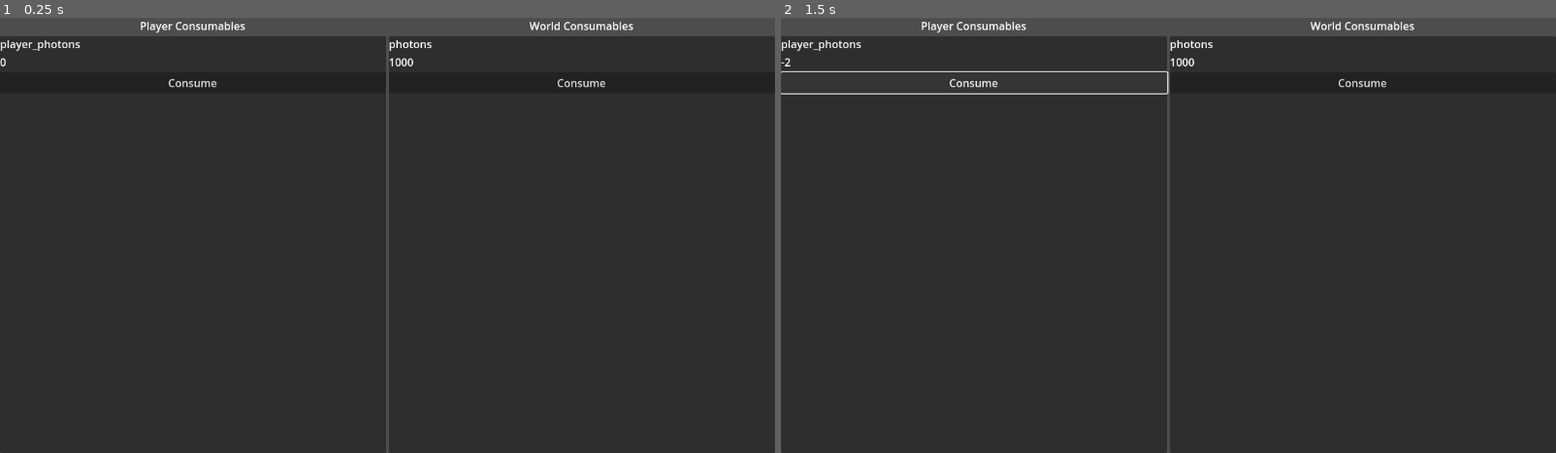
Above: before the commit, frames 1-2 (left to right).
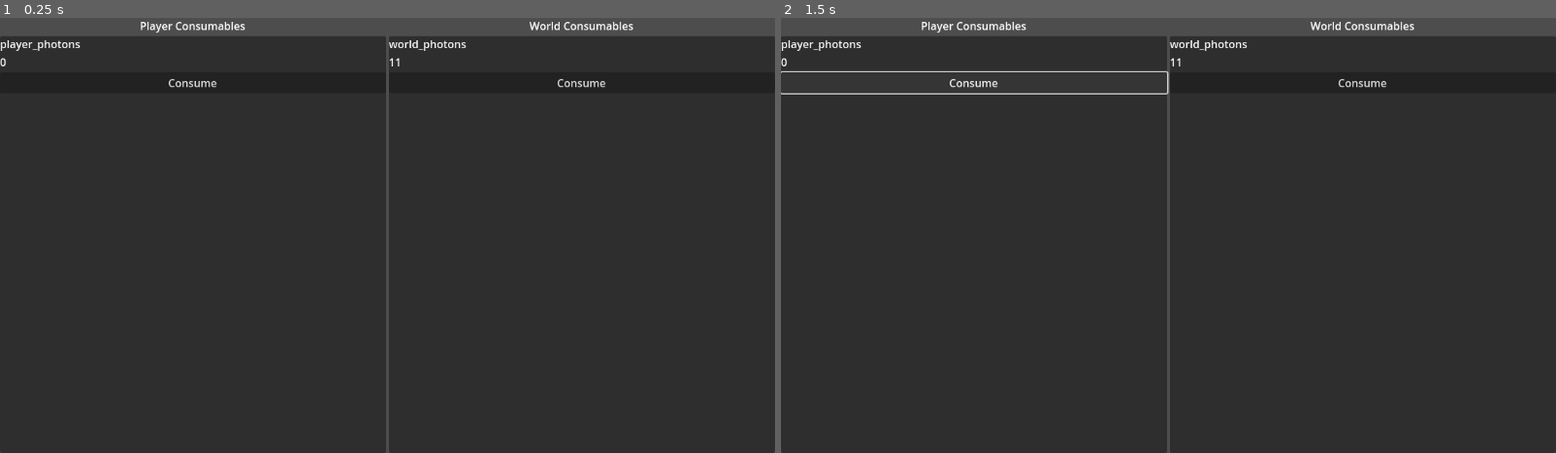
Above: after the commit, the same moments.

Repository: loteque/Godot-RMS
Game: Godot game, scene res://demo/demo.tscn
Same seed, same stepped clock (60 frames per second), same inputs: the game is played once before the commit and once after it. The project has no main scene, so this scene is started directly.
Inputs:
- Up to frame 1 (0.25 s): no input
- Up to frame 2 (1.5 s): click "Consume" at 0.5 s; click "Consume" at 1.25 s

The runs differ from the first frame. In frame 1, 0.1% of the frame differs, in the area x 50-61%, y 5-12%; in frame 2, 0.2%, in the area x 0-61%, y 5-12%.

Commit message:
many changes to reduce complexity and catpure edge cases

Diff:
--- a/consumable.gd
+++ /dev/null
@@ -1,20 +0,0 @@
-extends Resource
-class_name Consumable
-
-@export var id: String
-@export var amount: int
-@export var min_amount: int
-@export var max_amount: int
-@export var inventory_id: String
-@export var inventory_index: int
-
-var signal_name
-
-func update_amount(new_amount: int):
-    amount = new_amount
-    emit_signal(signal_name, id, amount)
-
-func _init(name: String):
-    id = name
-    signal_name = id + "_updated"
-    add_user_signal(signal_name, [id, amount])
--- a/consumer.gd
+++ /dev/null
@@ -1,17 +0,0 @@
-extends Resource
-class_name Consumer
-
-@export var name: String
-@export var is_auto: bool
-@export var rate: int
-
-signal subtracted(consumable, amount)
-signal added(consumable, amount)
-
-func subtract(consumable):
-    subtracted.emit(rate)
-    return consumable.amount - rate
-
-func add(consumable):
-    added.emit(rate)
-    return consumable.amount + rate
--- a/demo/consume_by_one.tres
+++ b/demo/consume_by_one.tres
@@ -1,6 +1,6 @@
 [gd_resource type="Resource" script_class="Consumer" load_steps=2 format=3 uid="uid://bxgcg43wor4mh"]
 
-[ext_resource type="Script" path="res://consumer.gd" id="1_p4qoj"]
+[ext_resource type="Script" path="res://transaction.gd" id="1_p4qoj"]
 
 [resource]
 script = ExtResource("1_p4qoj")
--- a/demo/consumsable_panel.gd
+++ b/demo/consumsable_panel.gd
@@ -3,28 +3,45 @@
 @export var name_label: Label
 @export var amount_label: Label
 @export var consume_button: Button
-@export var consumer: Consumer
 
+var container: ResourceContainer
 
-# defining this here feels wierd.
-# this is defining a connection
-# maybe connection[sender, reciever]
-# or maybe define in consumer like:
-# consumer.sender
-# consumer.reciever
+func create_container(
+                    con_nam: String,
+                    con_amt: int,
+                    con_min_amt: int,
+                    con_max_amt: int,
+                    inv_id: String = "",
+                    inv_idx: int = 0
+                    ):
 
-@export var consumable: Consumable
-@export var reciever: Consumable
+    container = ResourceContainer.new(
+                            con_nam,
+                            con_amt,
+                            con_min_amt,
+                            con_max_amt,
+                            inv_id,
+                            inv_idx
+                            )
+
+    name_label.text = con_nam
+    amount_label.text = str(con_amt)
+    name = con_nam
+
+    var sig_str = container.get_signal_str()
+    container.connect(sig_str, _on_updated)
+
+    return self
+
+func _on_updated(transaction_name, amount, remainder):
+    amount_label.text = str(amount)
+    print("caught container signal from: "
+    + transaction_name +
+    ", amount: "
+    + str(amount) +
+    ", with remainder: "
+    + str(remainder))
 
 func _on_consume_pressed():
-    consumable.update_amount(
-        consumer.subtract(
-            consumable
-            )
-        )
-    if reciever:
-        reciever.update_amount(
-            consumer.add(
-                reciever
-            )
-        )
+    container.transaction.execute()
+    print("_on_consume_pressed")
--- a/demo/demo.gd
+++ b/demo/demo.gd
@@ -1,46 +1,24 @@
 extends Control
 
-var consume_by_one: Consumer
-var photon_consumable: Consumable
-var player_consumable_1: Consumable
-
-func _on_photons_updated(_name, amount):
-    %WorldConsumables/ConsumablePanel.amount_label.text = str(amount)
-
-func _on_player_photons_updated(_name, amount):
-    %PlayerConsumables/ConsumablePanel.amount_label.text = str(amount)
+var container_panel: PackedScene = preload("res://demo/consumsable_panel.tscn")
 
 func _ready():
-    # feels like way to much typing to add consumables.
-    # maybe predefined values from a json or tres could be used to initialize new consumables.
-    # We can dynamically generate these values at runtime so that is a plus
-    player_consumable_1 = Consumable.new("player_photons")
-    player_consumable_1.amount = 0
-    player_consumable_1.min_amount = 0
-    player_consumable_1.max_amount = 1000
-    player_consumable_1.inventory_id = "None"
-    player_consumable_1.inventory_index = 0
-    player_consumable_1.connect("player_photons_updated", _on_player_photons_updated)
-    %PlayerConsumables/ConsumablePanel.consumable = player_consumable_1
-    %PlayerConsumables/ConsumablePanel.name_label.text = player_consumable_1.id
-    %PlayerConsumables/ConsumablePanel.amount_label.text = str(player_consumable_1.amount)
 
-    photon_consumable = Consumable.new("photons")
-    photon_consumable.amount = 1000
-    photon_consumable.min_amount = 0
-    photon_consumable.max_amount = 1000
-    photon_consumable.inventory_id = "None"
-    photon_consumable.inventory_index = 0
-    photon_consumable.connect("photons_updated", _on_photons_updated)
-    %WorldConsumables/ConsumablePanel.consumable = photon_consumable
-    %WorldConsumables/ConsumablePanel.amount_label.text = str(photon_consumable.amount)
-    %WorldConsumables/ConsumablePanel.name_label.text = photon_consumable.id
-    %WorldConsumables/ConsumablePanel.reciever = player_consumable_1
+    var player_photons_panel = container_panel.instantiate().create_container("player_photons", 0, 0, 10)
+    %PlayerConsumables.add_child(player_photons_panel)
+
+    var world_photons_panel = container_panel.instantiate().create_container("world_photons", 11, 0, 12)
+    %WorldConsumables.add_child(world_photons_panel)
 
 
-    consume_by_one = Consumer.new()
-    consume_by_one.name = "consume_by_one"
-    consume_by_one.is_auto = false
-    consume_by_one.rate = 1
-    %WorldConsumables/ConsumablePanel.consumer = consume_by_one
-    %PlayerConsumables/ConsumablePanel.consumer = consume_by_one
+    player_photons_panel.container.transaction = Transaction.new(player_photons_panel.container,
+                                            player_photons_panel.container,
+                                            "consume_one",
+                                            false,
+                                            1)
+
+    world_photons_panel.container.transaction = Transaction.new(world_photons_panel.container,
+                                            player_photons_panel.container,
+                                            "transfer_one",
+                                            false,
+                                            1)
--- a/demo/demo.tscn
+++ b/demo/demo.tscn
@@ -1,7 +1,6 @@
-[gd_scene load_steps=3 format=3 uid="uid://c3w7eldjfo1xc"]
+[gd_scene load_steps=2 format=3 uid="uid://c3w7eldjfo1xc"]
 
 [ext_resource type="Script" path="res://demo/demo.gd" id="1_3h6ee"]
-[ext_resource type="PackedScene" uid="uid://ljeatvnb7wjc" path="res://demo/consumsable_panel.tscn" id="1_fank0"]
 
 [node name="Demo" type="Control"]
 layout_mode = 3
@@ -30,9 +29,6 @@
 text = "Player Consumables"
 horizontal_alignment = 1
 
-[node name="ConsumablePanel" parent="HBoxContainer/PlayerConsumables" instance=ExtResource("1_fank0")]
-layout_mode = 2
-
 [node name="WorldConsumables" type="VBoxContainer" parent="HBoxContainer"]
 unique_name_in_owner = true
 layout_mode = 2
@@ -42,6 +38,3 @@
 layout_mode = 2
 text = "World Consumables"
 horizontal_alignment = 1
-
-[node name="ConsumablePanel" parent="HBoxContainer/WorldConsumables" instance=ExtResource("1_fank0")]
-layout_mode = 2
--- /dev/null
+++ b/resource_container.gd
@@ -0,0 +1,74 @@
+extends Resource
+class_name ResourceContainer
+
+@export var id: String
+@export var amount: int
+@export var min_amount: int
+@export var max_amount: int
+@export var inventory_id: String
+@export var inventory_index: int
+
+var transaction: Transaction
+var _updated_sig_str: String
+var _remainder: int
+var _back_transaction: Transaction
+
+func update_amount(new_amount: int):
+    amount = new_amount
+    emit_signal(_updated_sig_str, id, amount, _remainder)
+    print("emitted container signal, new_amount: " + str(new_amount))
+
+func subtract(rate):
+    var new_amount = amount - rate
+
+    if new_amount < min_amount:
+        _remainder = min_amount - new_amount
+        new_amount = min_amount
+
+    update_amount(new_amount)
+
+func add(rate):
+    var new_amount = amount + rate
+
+    if new_amount > max_amount:
+        _remainder = new_amount - max_amount
+        new_amount = max_amount
+
+#back transaction not working
+        _back_transaction = Transaction.new(
+            transaction.reciever,
+            transaction.sender,
+            id + "_back_transaction",
+            false,
+            _remainder
+        )
+        _back_transaction.execute()
+
+    update_amount(new_amount)
+
+func get_signal_str():
+    return _updated_sig_str
+
+func _init(nam: String,
+            amt: int,
+            min_amt: int,
+            max_amt: int,
+            inv_id: String = "",
+            inv_idx: int = 0):
+
+    id = nam
+    amount = amt
+    min_amount = min_amt
+    max_amount = max_amt
+    inventory_id = inv_id
+    inventory_index = inv_idx
+
+    _updated_sig_str = id + "_updated"
+    add_user_signal(
+        _updated_sig_str,
+        [
+            {"name": "id", "type": TYPE_STRING},
+            {"name": "amount", "type": TYPE_INT},
+            {"name": "_remainder", "type": TYPE_INT}
+        ]
+    )
--- /dev/null
+++ b/transaction.gd
@@ -0,0 +1,26 @@
+extends Resource
+class_name Transaction
+
+@export var name: String
+@export var is_auto: bool
+@export var rate: int
+@export var sender: ResourceContainer
+@export var reciever: ResourceContainer
+
+func execute():
+    if sender == reciever:
+        sender.subtract(rate)
+
+    elif sender != reciever:
+        if sender:
+            sender.subtract(rate)
+
+        if reciever:
+            reciever.add(rate)
+
+func _init(send: ResourceContainer, recieve: ResourceContainer, nam: String = "", auto: bool = false, r: int = 0):
+    reciever = recieve
+    sender = send
+    name = nam
+    is_auto = auto
+    rate = r
Binary file changed: docs/consumer-queue-arch.excalidraw.png
